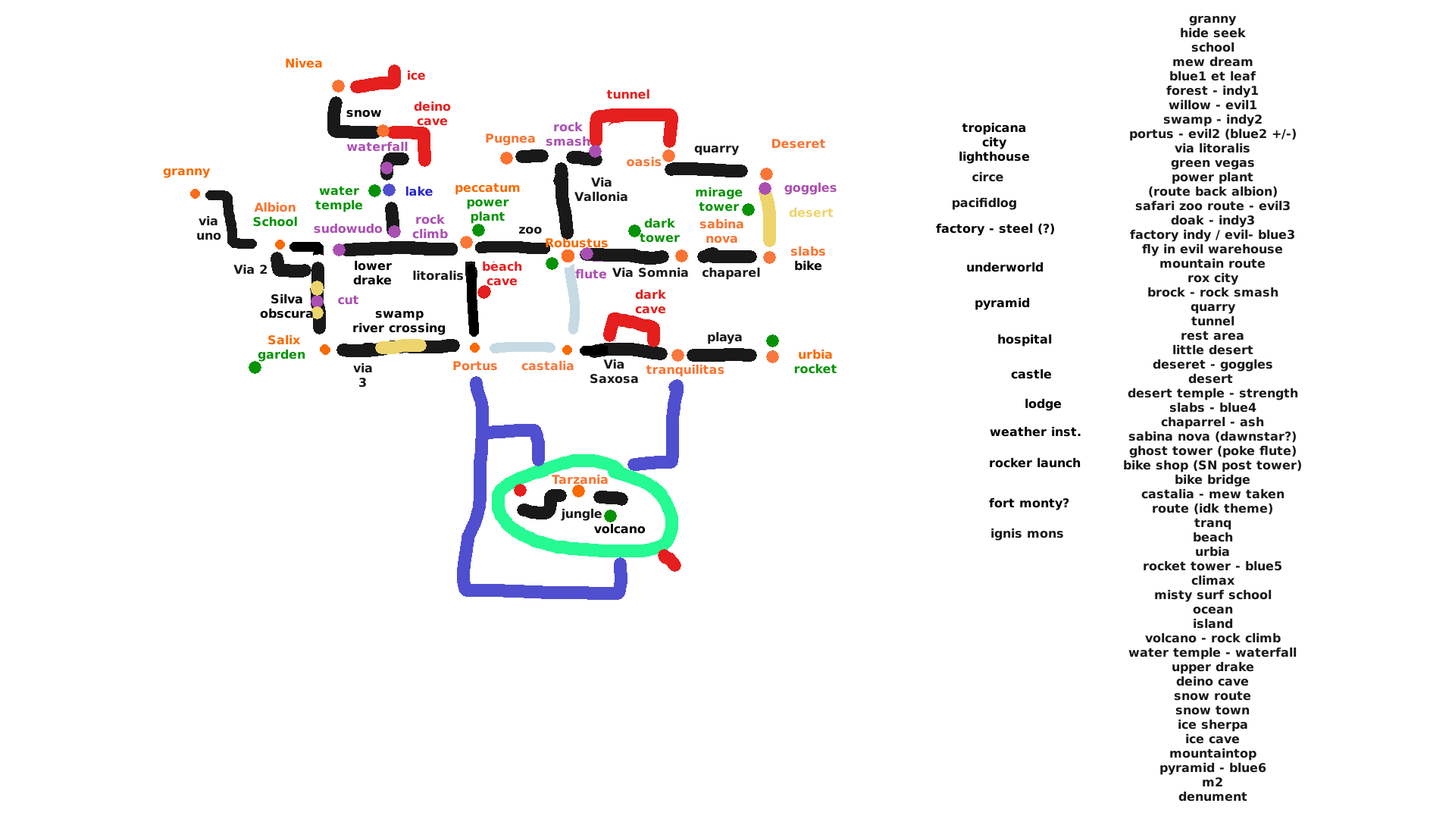
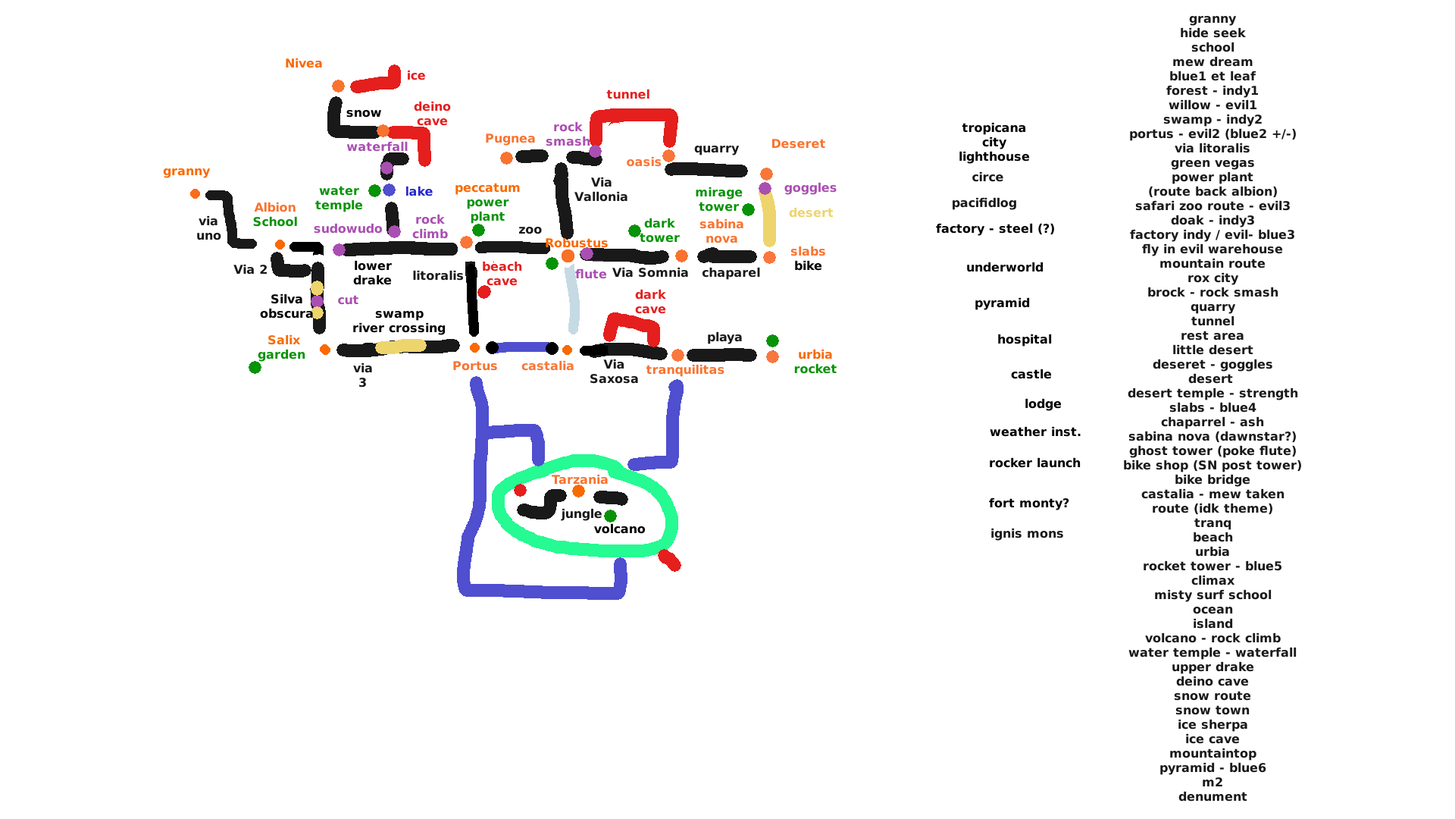
Before/after of a 1455px x 819px layered artwork. What changed in the layer stack:
painted on "Background" over box(485, 341, 559, 355)
